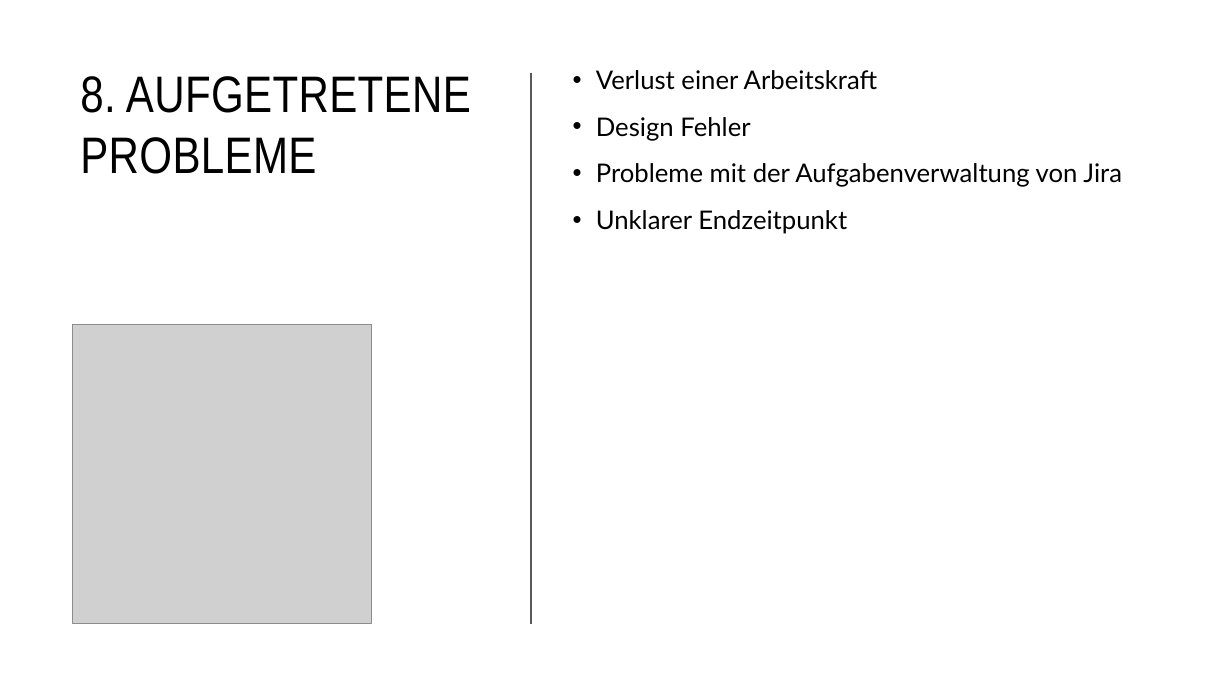
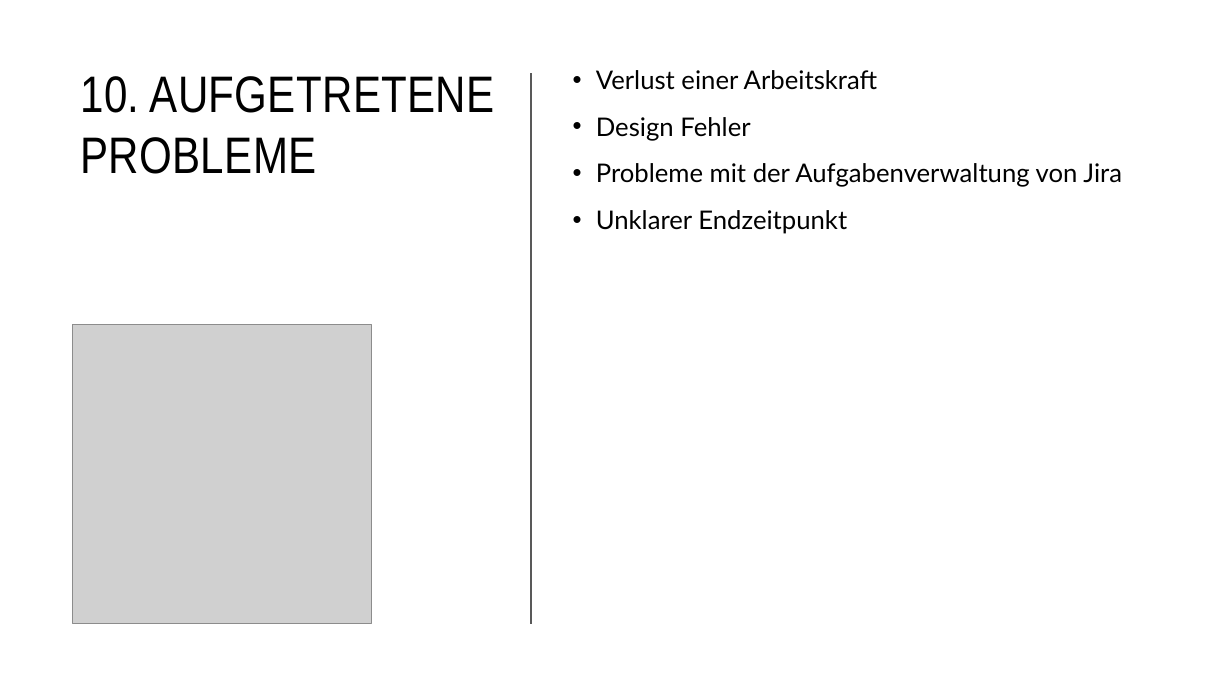
Before and after one commit to malu254/Eifrige-Otter-PM, a slide deck: slide 22 of Abgabe/Dokumentation/Präsentation.pptx (slide 20 before the commit). Drawn at 1232x693 pixels with LibreOffice and Linux fonts; fonts in the diff are those of the drawing; grey boxes stand for pictures. Boxes give left, top, right and bottom in pixels: in the first picture for what was removed or moved away, otherwise in the second. Text is boxed around its words. In the diff, an @@ line names an element or a change of style, - is before the commit and + after.

```diff
--- a/Abgabe/Dokumentation/Präsentation.pptx
+++ b/Abgabe/Dokumentation/Präsentation.pptx
@@ title at (80, 76, 495, 174): text changed @@
-8. AUFGETRETENE PROBLEME
+10. AUFGETRETENE PROBLEME
```
Also in this commit, not shown: 7 other slides changed, 3 slides added, 5 slides removed, 3 other files.
